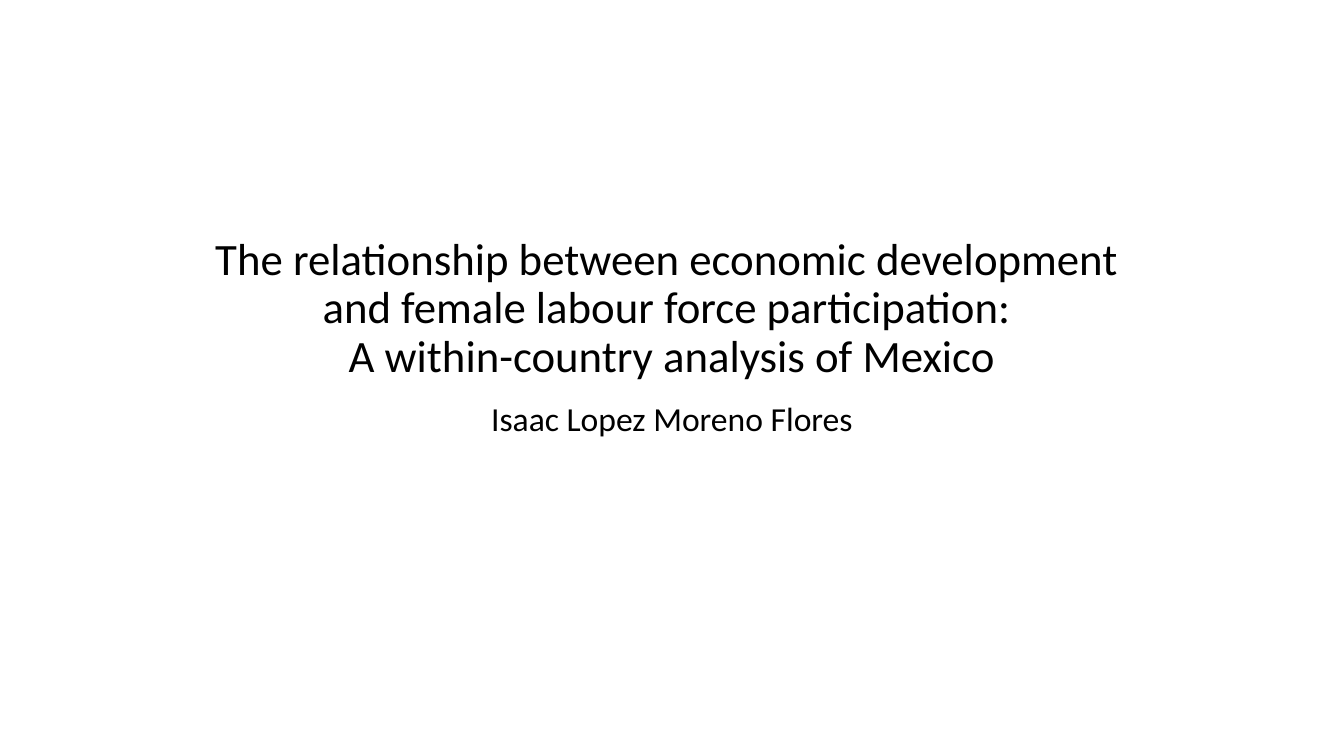
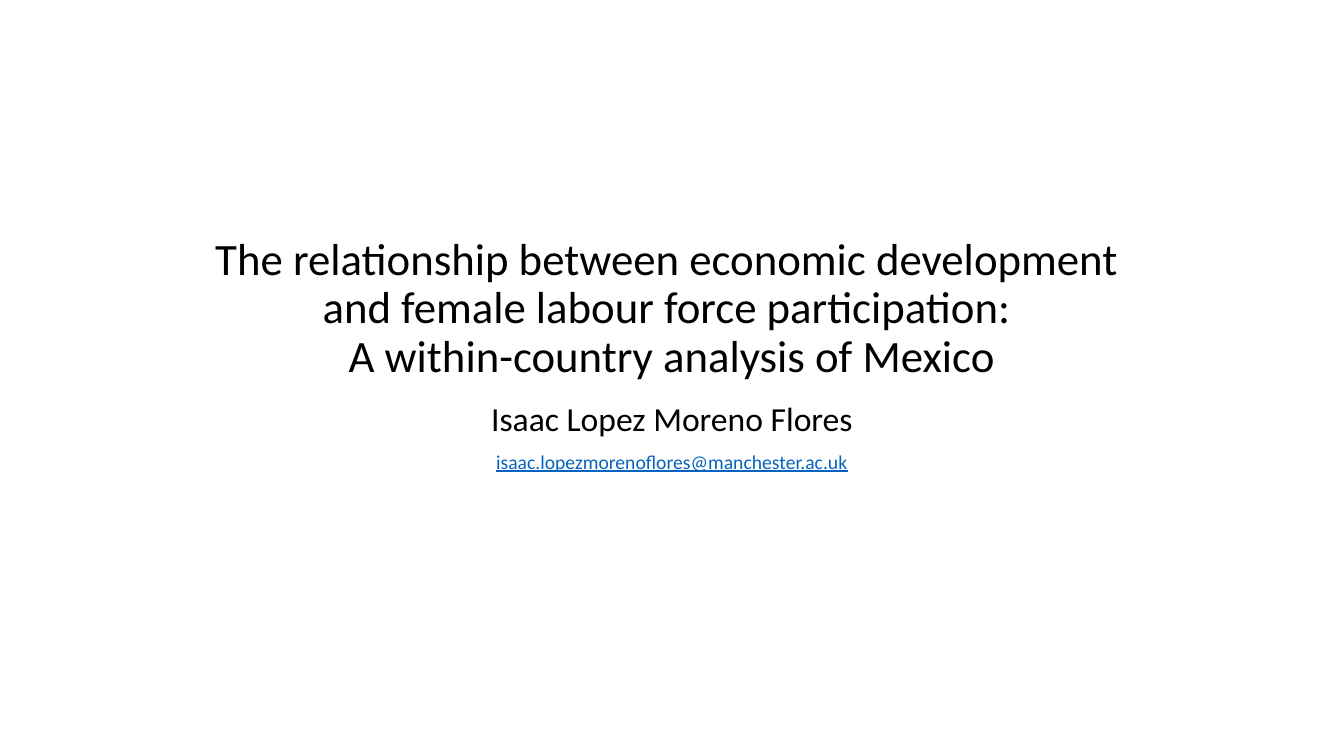
Before and after one commit to ilopezmoreno/Chapter1-PhDthesis, a slide deck: slide 1 of Slides. Chapter1-PhDthesis.pptx. Drawn at 1344x756 pixels with LibreOffice and Linux fonts; fonts in the diff are those of the drawing. Boxes give left, top, right and bottom in pixels: in the first picture for what was removed or moved away, otherwise in the second. Text is boxed around its words. In the diff, an @@ line names an element or a change of style, - is before the commit and + after.

```diff
--- a/Slides. Chapter1-PhDthesis.pptx
+++ b/Slides. Chapter1-PhDthesis.pptx
@@ subtitle at (496,455,847,472): paragraph added @@
+isaac.lopezmorenoflores@manchester.ac.uk
```
Also in this commit, not shown: 8 other slides changed, 55 slides added, 6 slides removed, 5 other files.
